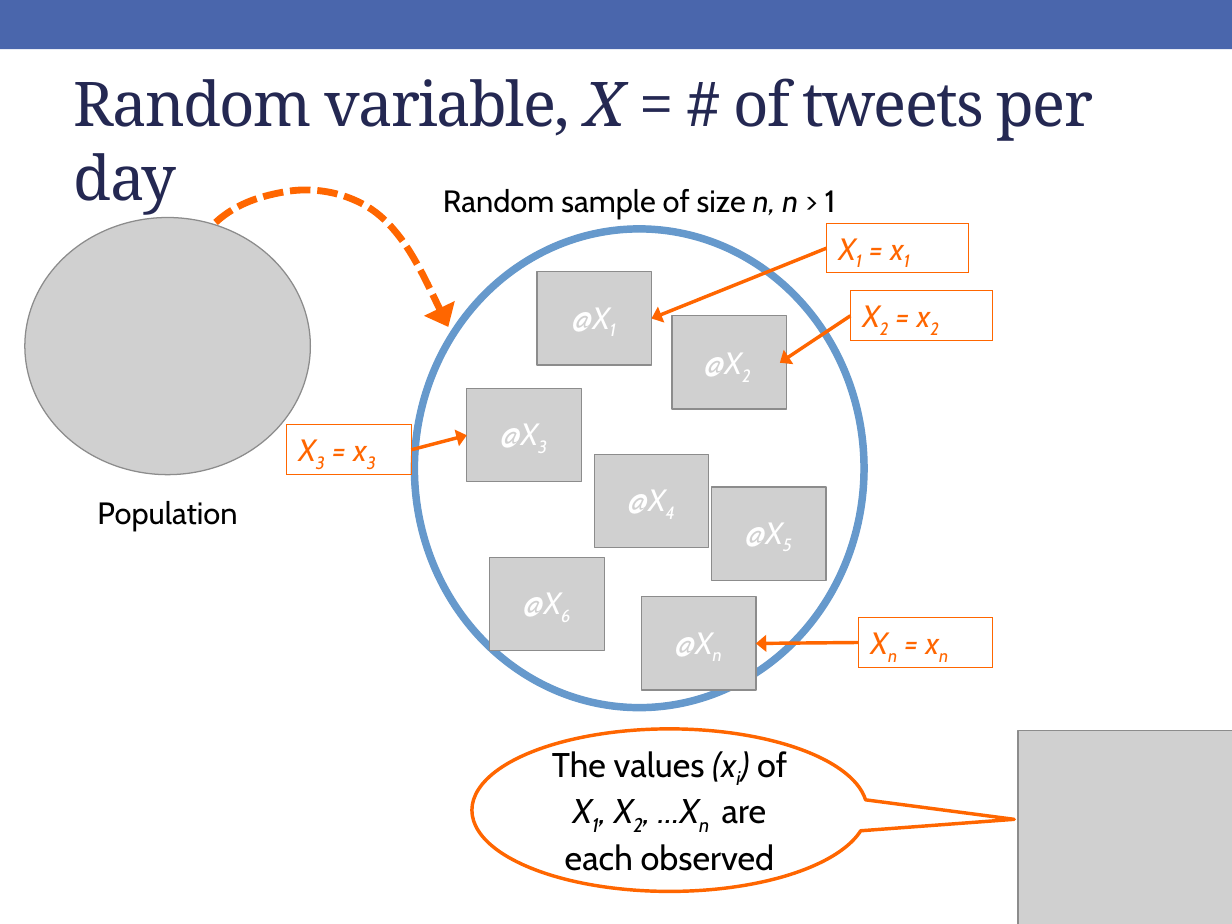
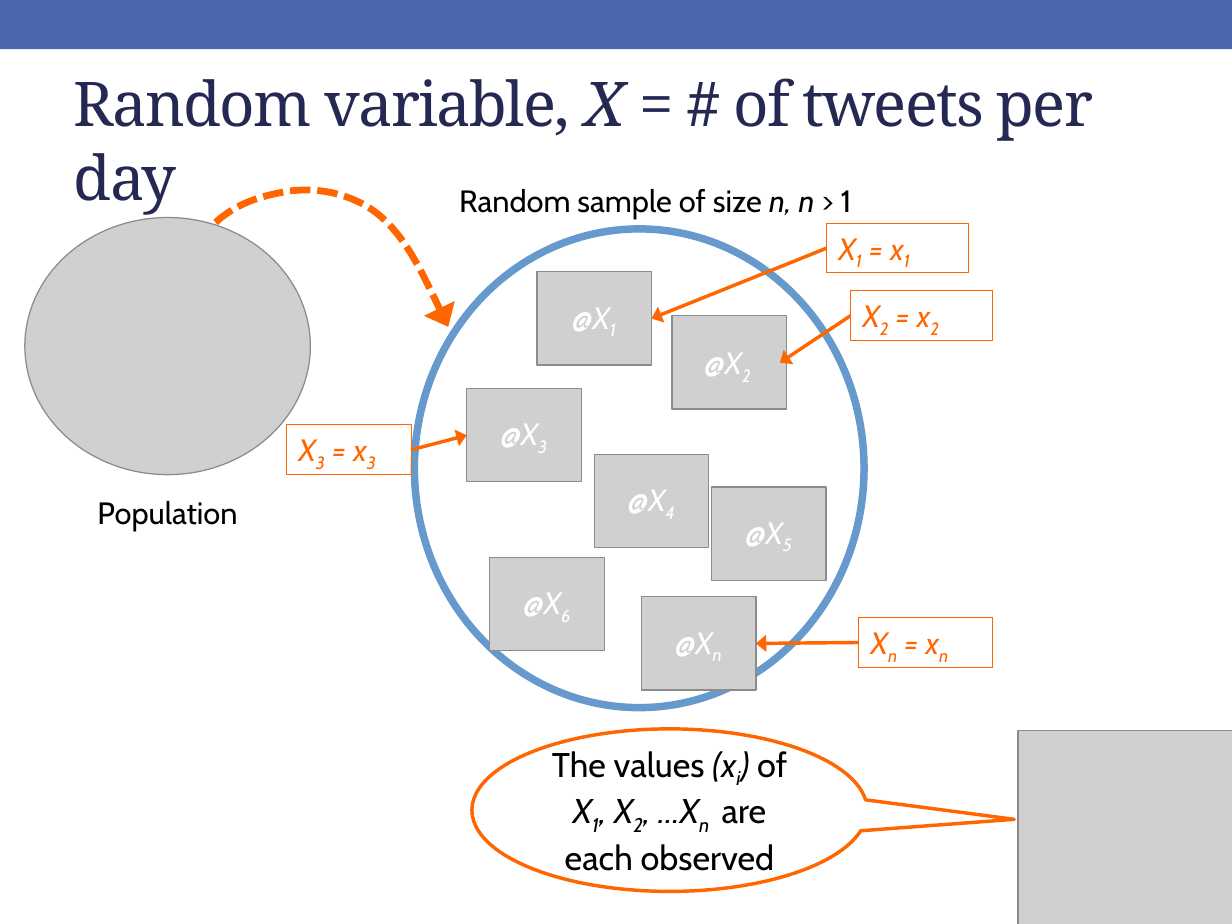
Before and after one commit to rebeccal/ohsu-math630, a slide deck: slide 8 of slides/cm041.pptx. Drawn at 1232x924 pixels with LibreOffice and Linux fonts; fonts in the diff are those of the drawing; grey boxes stand for pictures. Boxes give left, top, right and bottom in pixels: in the first picture for what was removed or moved away, otherwise in the second. Text is boxed around its words. In the diff, an @@ line names an element or a change of style, - is before the commit and + after.

```diff
--- a/slides/cm041.pptx
+++ b/slides/cm041.pptx
@@ text "Random sample of size n, ...": place and size @@
-text "Random sample of size n, ..." at bbox=[443, 189, 836, 219]
+text "Random sample of size n, ..." at bbox=[459, 189, 852, 219]
```
Also in this commit, not shown: 14 other slides changed, 1 slide added, 1 other file.
